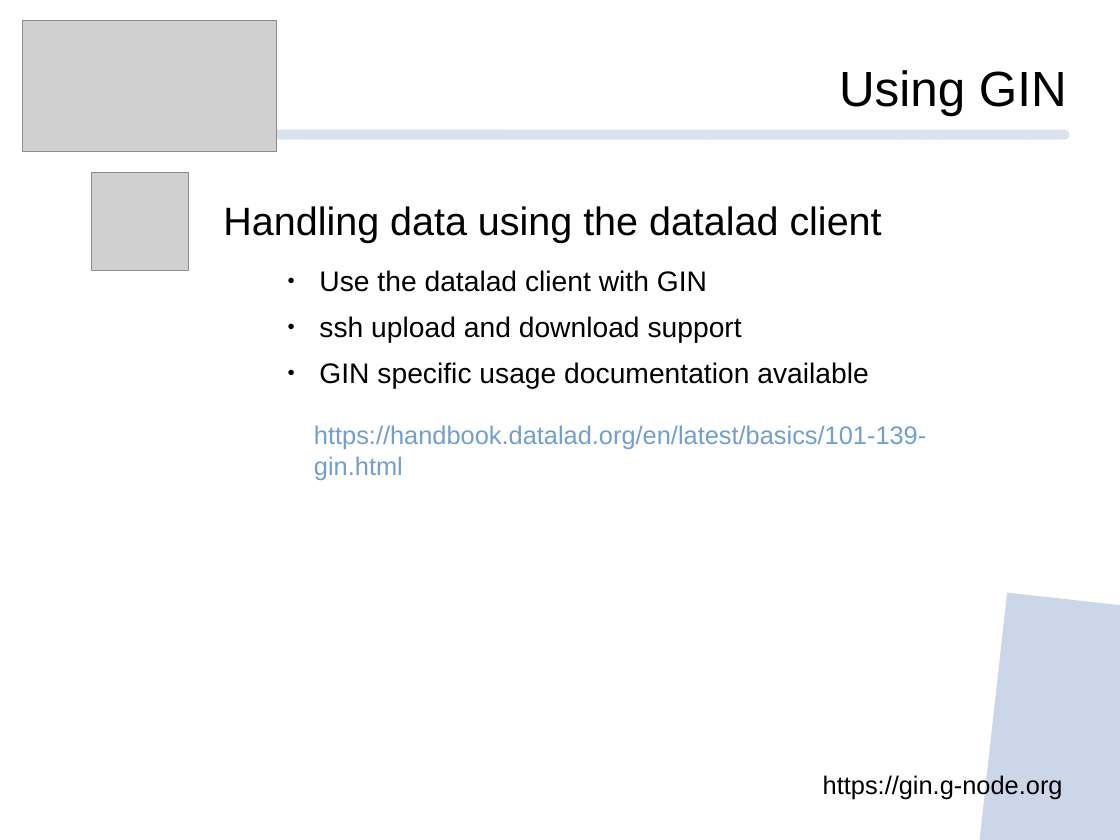
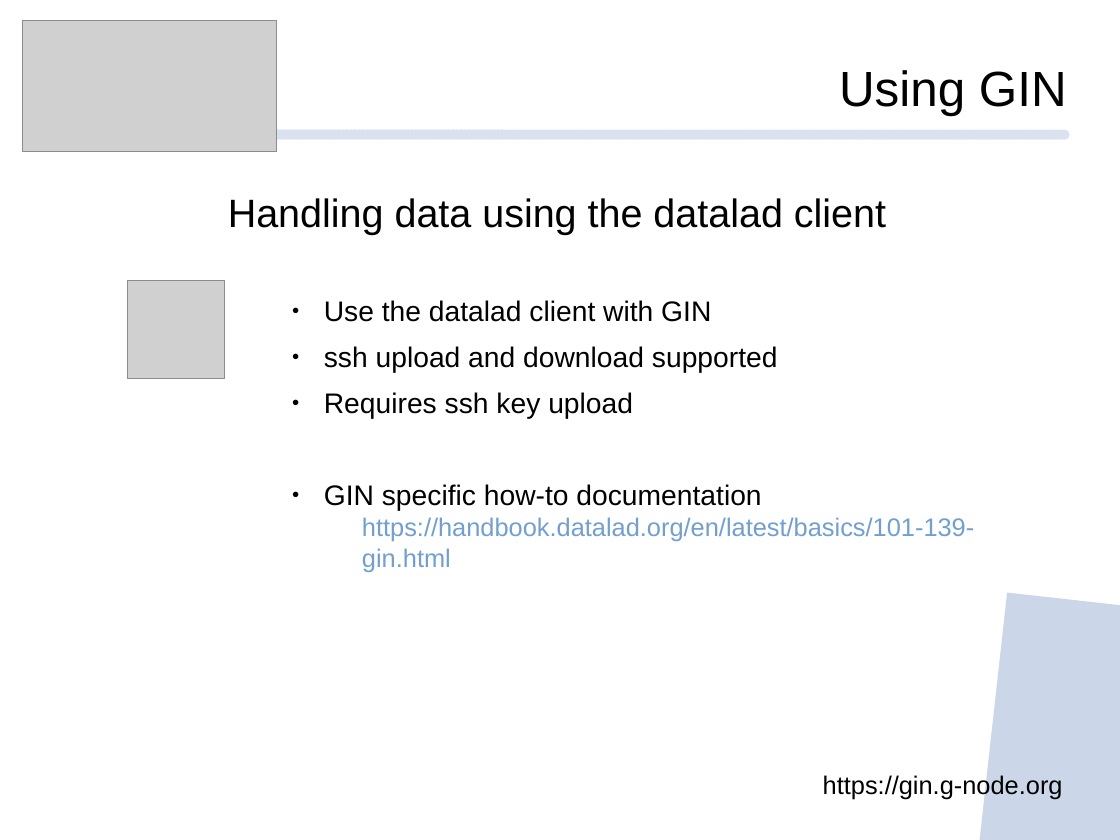
Before and after one commit to mpsonntag/prespost, a slide deck: slide 10 of 202209_INCF_online/202209_INCF_Online_GIN.odp. Drawn at 1120x840 pixels with LibreOffice and Linux fonts; fonts in the diff are those of the drawing; grey boxes stand for pictures; background and template pictures are left out. Boxes give left, top, right and bottom in pixels: in the first picture for what was removed or moved away, otherwise in the second. Text is boxed around its words. In the diff, an @@ line names an element or a change of style, - is before the commit and + after.

```diff
--- a/202209_INCF_online/202209_INCF_Online_GIN.odp
+++ b/202209_INCF_online/202209_INCF_Online_GIN.odp
@@ text "Handling data using the datalad ...": place and size @@
-text "Handling data using the datalad ..." at <box>223,206,882,389</box>
+text "Handling data using the datalad ..." at <box>228,198,886,511</box>
@@ picture: place and size @@
-picture at <box>91,173,189,270</box>
+picture at <box>127,281,225,378</box>
@@ text at <box>324,346,778,511</box>: text changed @@
-    ● ssh upload and download support
-    ● GIN specific usage documentation available
+    ● ssh upload and download supported
+    ● Requires ssh key upload
+    ● GIN specific how-to documentation
@@ text "https://handbook.datalad.org/en/latest/basics/101-139-gin.ht ...": place and size @@
-text "https://handbook.datalad.org/en/latest/basics/101-139-gin.ht ..." at <box>314,425,926,480</box>
+text "https://handbook.datalad.org/en/latest/basics/101-139-gin.ht ..." at <box>362,517,974,572</box>
```
Also in this commit, not shown: 7 other slides changed.
